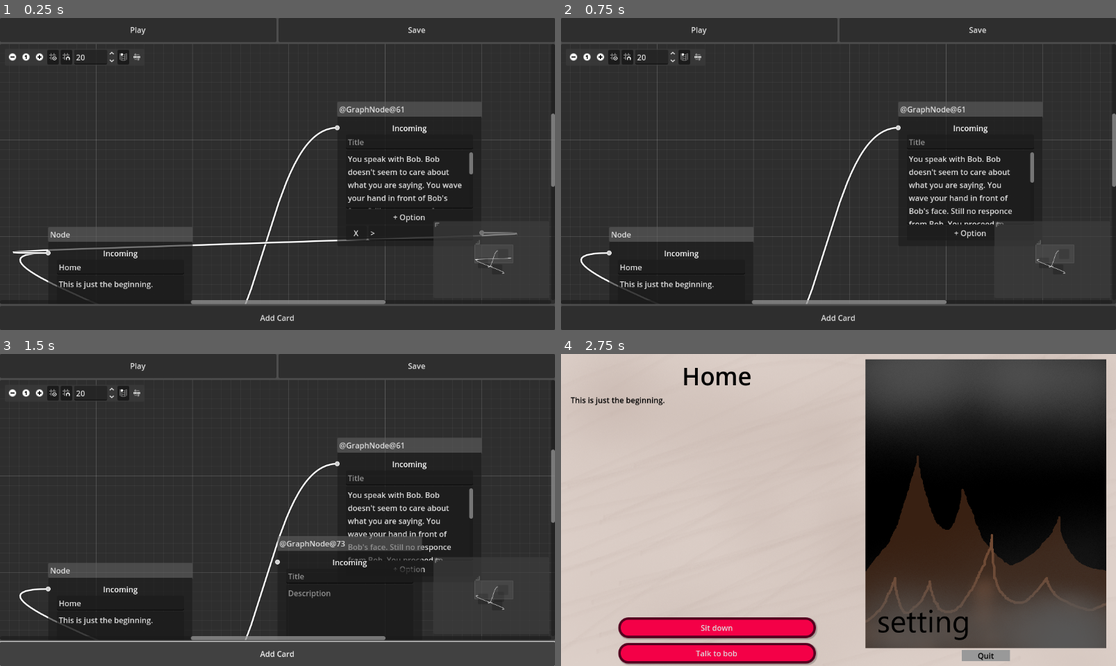
Above: before the commit, frames 1-4 (two rows, left to right).
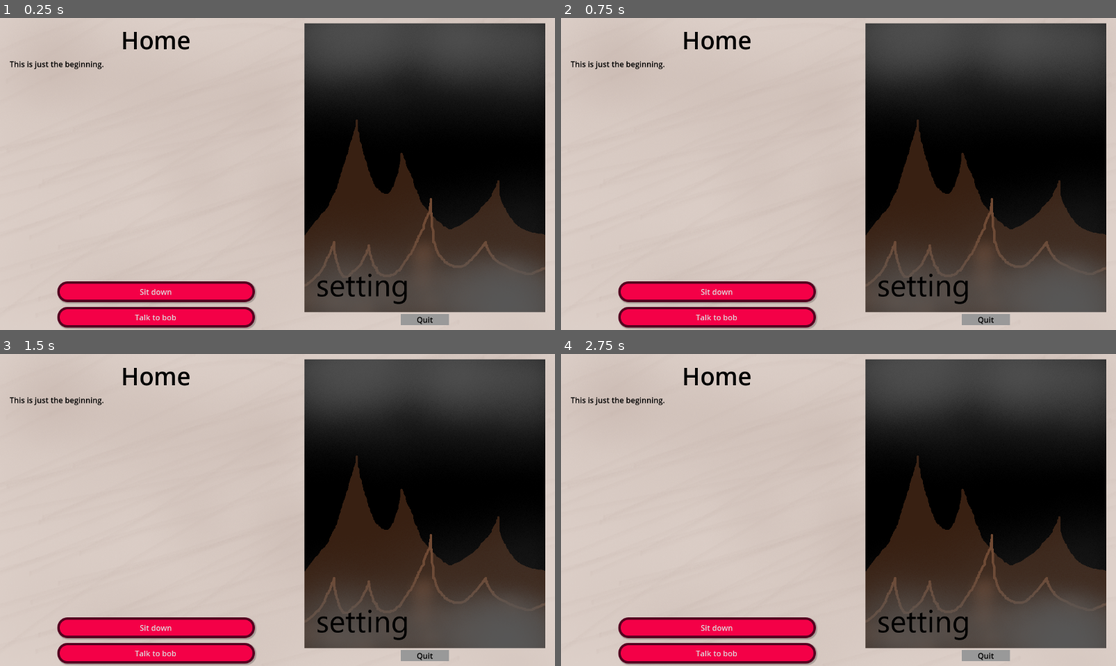
Above: after the commit, the same moments.

Repository: Kurooco/TextGameFA25
Game: Godot game, scene res://card.tscn
Two runs of this game, one before a commit and one after it. Both use one fixed random seed, a clock stepped at 60 frames per second and the inputs below. Before the commit the project starts from res://visual_editor/text_game_editor.tscn.
Inputs (mouse positions are in pixels of both pictures, inside the frame that each line leads up to):
- Up to frame 1 (0.25 s): no input
- Up to frame 2 (0.75 s): click (916, 233) at 0.5 s, where only the run before the commit has a clickable "X"
- Up to frame 3 (1.5 s): click (277, 653) at 1.25 s, where only the run before the commit has a clickable "Add Card"
- Up to frame 4 (2.75 s): click (699, 366) at 2 s, where only the run before the commit has a clickable "Play"

The runs differ from the first frame. In frame 1, 86% of the frame differs, in the area x 0-100%, y 0-100%; in frame 2, 86%; in frame 3, 86%; in frame 4, nothing differs.

Commit message:
playing with godot expressions for evaluating option conditions

Diff:
--- a/card.gd
+++ b/card.gd
@@ -3,8 +3,16 @@
 @onready var title = $PanelContainer/MarginContainer/HBoxContainer/VBoxContainer/Title
 @onready var description = $PanelContainer/MarginContainer/HBoxContainer/VBoxContainer/Description
 @onready var options = $PanelContainer/MarginContainer/HBoxContainer/VBoxContainer/Options
+var vars = {"cool": 5, "nice": "yeah"}
+var test = 5
 
 func _ready():
+	var e = Expression.new()
+	e.parse("vars['nice'] == 'y'", ["vars"])
+	if(not e.has_execute_failed()):
+		print(e.execute([vars]))
+	else:
+		print("Something went wrong.")
 	set_display(load("res://cards/card0.tres"))
 
 func set_display(d : DisplayCard):
--- a/cards/card0.tres
+++ b/cards/card0.tres
@@ -1,7 +1,7 @@
-[gd_resource type="Resource" script_class="DisplayCard" load_steps=5 format=3]
+[gd_resource type="Resource" script_class="DisplayCard" load_steps=5 format=3 uid="uid://dd0wejtfn4mrk"]
 
-[ext_resource type="Script" path="res://link.gd" id="1_10lgo"]
-[ext_resource type="Script" path="res://display_card.gd" id="2_udxgx"]
+[ext_resource type="Script" uid="uid://dghj0x8kiagub" path="res://link.gd" id="1_10lgo"]
+[ext_resource type="Script" uid="uid://c032ttp4qelp0" path="res://display_card.gd" id="2_udxgx"]
 
 [sub_resource type="Resource" id="Resource_10lgo"]
 script = ExtResource("1_10lgo")
--- a/link.gd
+++ b/link.gd
@@ -3,3 +3,5 @@
 
 @export var description : String
 @export var destination : String
+@export var conditions : Array[String]
+@export var vars : Dictionary[String, String]
--- a/project.godot
+++ b/project.godot
@@ -11,7 +11,7 @@
 [application]
 
 config/name="TextGame25"
-run/main_scene="uid://dpgp0foekakcc"
+run/main_scene="uid://cqil5bw6uks4f"
 config/features=PackedStringArray("4.5", "GL Compatibility")
 config/icon="res://icon.svg"
 
--- a/visual_editor/node.gd
+++ b/visual_editor/node.gd
@@ -16,7 +16,7 @@
 	$Description.text = description
 	for i in options:
 		var option = add_option()
-		option.get_node("Text").text = i.description
+		option.text_line.text = i.description
 		option.current_text = i.description
 	update_ports()
 
--- a/visual_editor/option_field.gd
+++ b/visual_editor/option_field.gd
@@ -1,15 +1,22 @@
-extends HBoxContainer
+extends PanelContainer
 
 signal removed
 var current_text = ""
 var slot : int
 
+@onready var text_line = %Text
+
 func _ready():
-	current_text = $Text.text
-
-func _on_button_pressed():
-	removed.emit()
+	current_text = text_line.text
 
 
 func _on_text_text_changed(new_text):
 	current_text = new_text
+
+
+func _on_x_button_pressed():
+	removed.emit()
+
+
+func _on_toggle_button_pressed():
+	$VBoxContainer2/OptionManager.visible = !$VBoxContainer2/OptionManager.visible
--- a/visual_editor/option_field.tscn
+++ b/visual_editor/option_field.tscn
@@ -1,25 +1,63 @@
-[gd_scene load_steps=2 format=3 uid="uid://dw5e4pvyl0jcb"]
+[gd_scene load_steps=4 format=3 uid="uid://dw5e4pvyl0jcb"]
 
 [ext_resource type="Script" uid="uid://8mf4mielwln5" path="res://visual_editor/option_field.gd" id="1_w5srj"]
 
-[node name="OptionField" type="HBoxContainer"]
-offset_right = 219.0
-offset_bottom = 40.0
-size_flags_horizontal = 3
+[sub_resource type="StyleBoxFlat" id="StyleBoxFlat_ppscu"]
+bg_color = Color(0.5333229, 0.5469229, 0.55590945, 1)
+corner_radius_top_left = 10
+corner_radius_top_right = 10
+corner_radius_bottom_right = 10
+corner_radius_bottom_left = 10
+
+[sub_resource type="StyleBoxFlat" id="StyleBoxFlat_w5srj"]
+bg_color = Color(1, 0.22274706, 0.227902, 1)
+corner_radius_top_left = 10
+corner_radius_top_right = 10
+corner_radius_bottom_right = 10
+corner_radius_bottom_left = 10
+
+[node name="PanelContainer" type="PanelContainer"]
+offset_right = 118.0
+offset_bottom = 35.0
+theme_override_styles/panel = SubResource("StyleBoxFlat_ppscu")
 script = ExtResource("1_w5srj")
 
-[node name="Button" type="Button" parent="."]
+[node name="VBoxContainer2" type="VBoxContainer" parent="."]
+layout_mode = 2
+size_flags_horizontal = 3
+
+[node name="OptionField" type="HBoxContainer" parent="VBoxContainer2"]
+layout_mode = 2
+size_flags_horizontal = 3
+size_flags_vertical = 3
+theme_override_constants/separation = 1
+
+[node name="XButton" type="Button" parent="VBoxContainer2/OptionField"]
 custom_minimum_size = Vector2(30, 0)
 layout_mode = 2
 size_flags_horizontal = 3
+theme_override_styles/normal = SubResource("StyleBoxFlat_w5srj")
 text = "X"
 
-[node name="Text" type="LineEdit" parent="."]
+[node name="Text" type="LineEdit" parent="VBoxContainer2/OptionField"]
 unique_name_in_owner = true
 layout_mode = 2
 size_flags_horizontal = 3
 size_flags_stretch_ratio = 5.0
 placeholder_text = "Option Title"
 
-[connection signal="pressed" from="Button" to="." method="_on_button_pressed"]
-[connection signal="text_changed" from="Text" to="." method="_on_text_text_changed"]
+[node name="ToggleButton" type="Button" parent="VBoxContainer2/OptionField"]
+layout_mode = 2
+text = "V"
+
+[node name="OptionManager" type="VBoxContainer" parent="VBoxContainer2"]
+custom_minimum_size = Vector2(0, 30)
+layout_mode = 2
+
+[node name="Button" type="Button" parent="VBoxContainer2/OptionManager"]
+layout_mode = 2
+text = "+"
+
+[connection signal="pressed" from="VBoxContainer2/OptionField/XButton" to="." method="_on_x_button_pressed"]
+[connection signal="text_changed" from="VBoxContainer2/OptionField/Text" to="VBoxContainer2/OptionField" method="_on_text_text_changed"]
+[connection signal="pressed" from="VBoxContainer2/OptionField/ToggleButton" to="." method="_on_toggle_button_pressed"]
